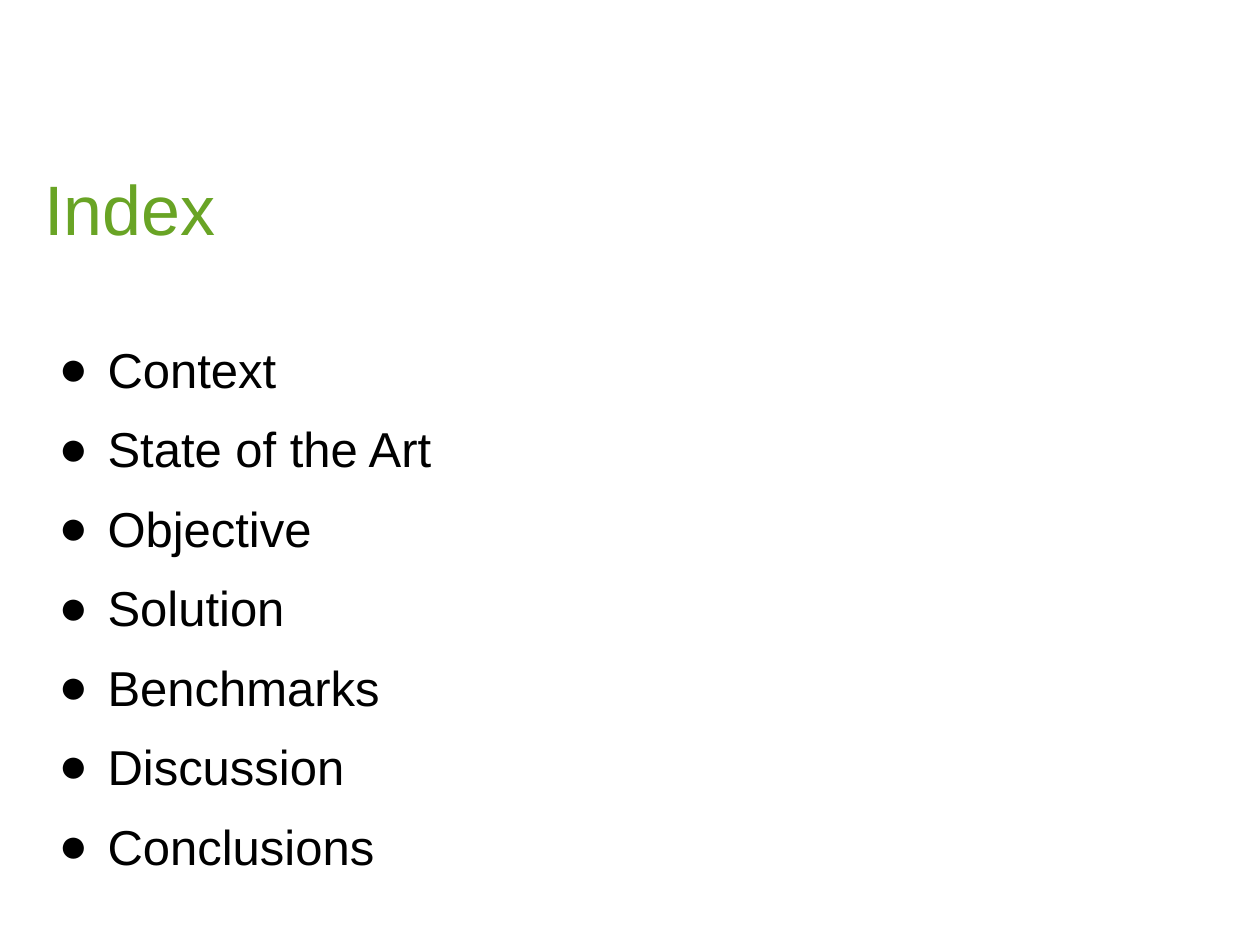
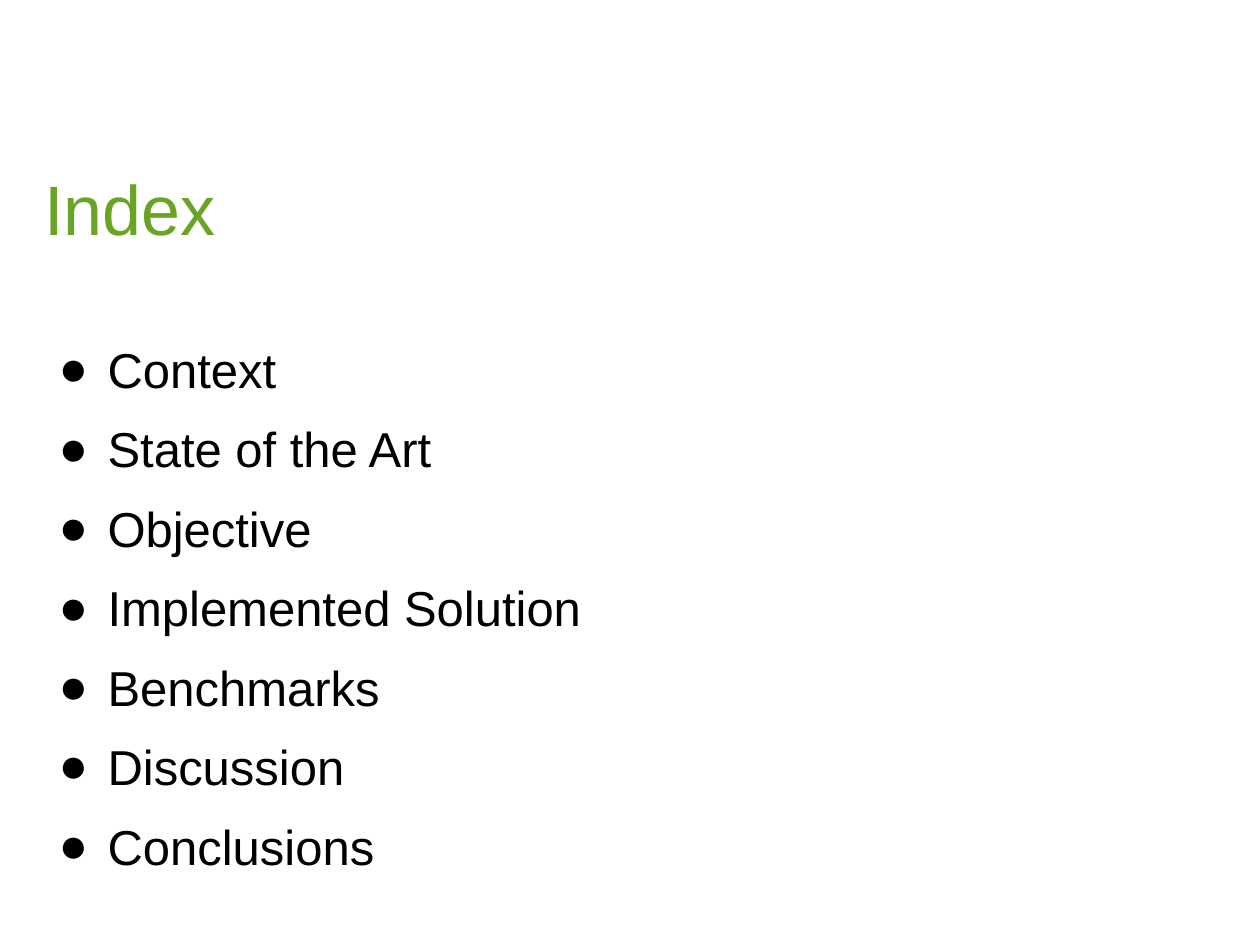
Before and after one commit to Pikerozzo/causal-llms, a slide deck: slide 2 of docs/PRES_PIQUE.pptx. Drawn at 1260x945 pixels with LibreOffice and Linux fonts; fonts in the diff are those of the drawing; background and template pictures are left out. Boxes give left, top, right and bottom in pixels: in the first picture for what was removed or moved away, otherwise in the second. Text is boxed around its words. In the diff, an @@ line names an element or a change of style, - is before the commit and + after.

```diff
--- a/docs/PRES_PIQUE.pptx
+++ b/docs/PRES_PIQUE.pptx
@@ text at [108,590,581,636]: text changed @@
-● Solution
+● Implemented Solution
```
Also in this commit, not shown: 2 other slides changed, 16 slides added, 6 slides removed, 59 other files.
